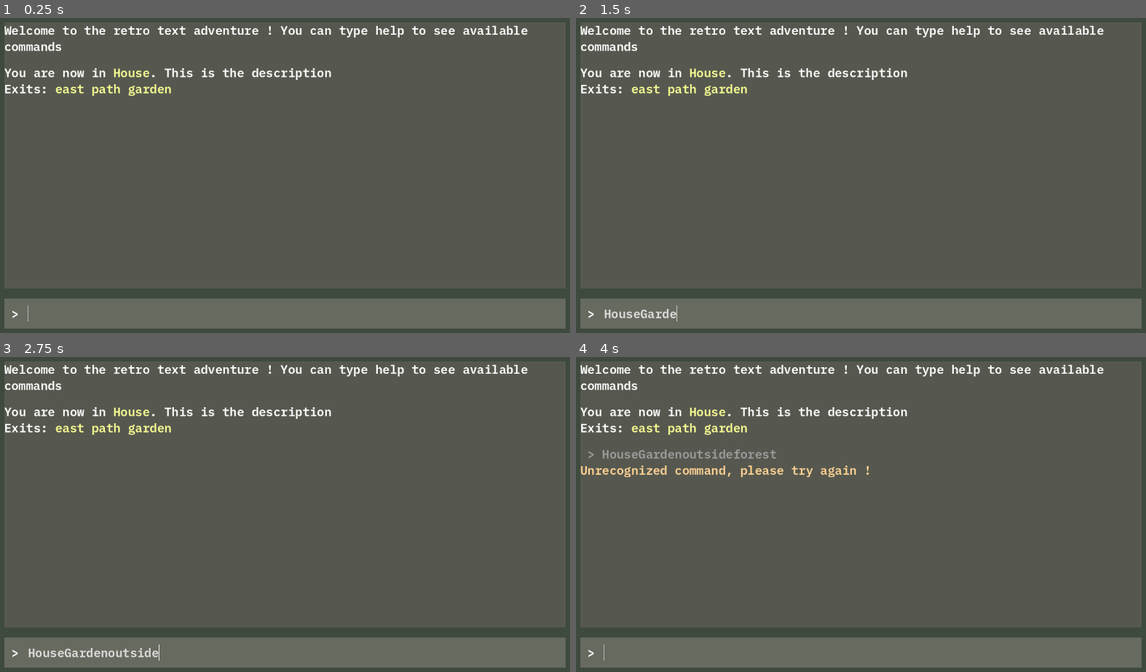
Above: before the commit, frames 1-4 (two rows, left to right).
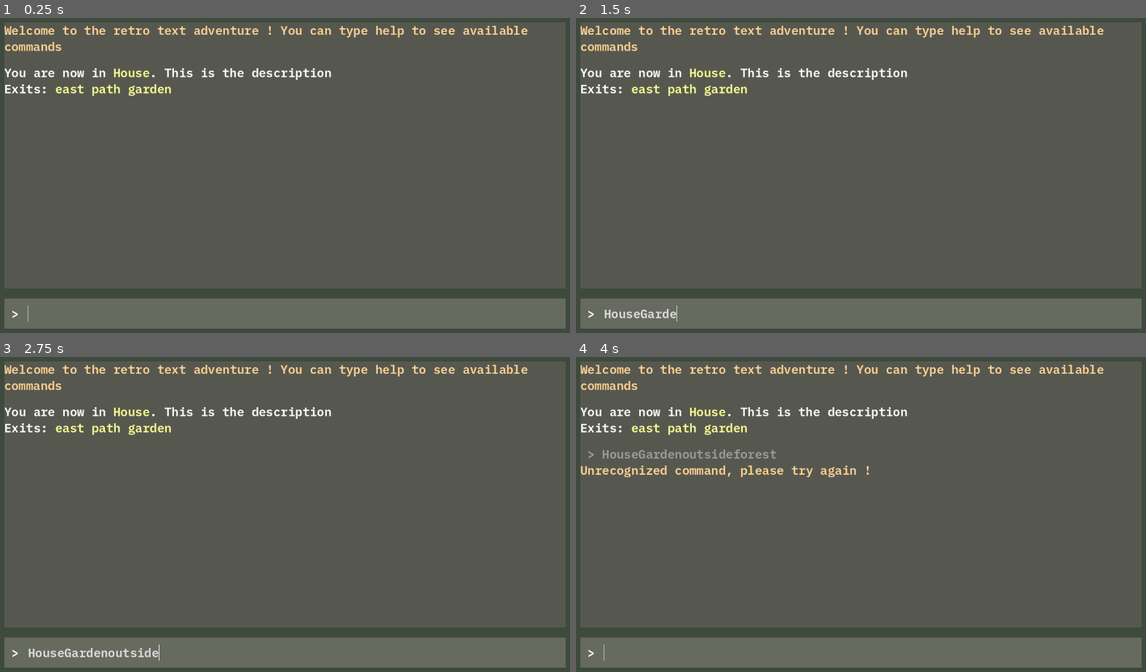
Above: after the commit, the same moments.

Repository: ginocarlo01/Kujira-Museum
Game: Godot game, scene res://scenes/game.tscn
Two runs of this game, one before a commit and one after it. Both use one fixed random seed, a clock stepped at 60 frames per second and the inputs below.
Inputs (mouse positions are in pixels of both pictures, inside the frame that each line leads up to):
- Up to frame 1 (0.25 s): no input
- Up to frame 2 (1.5 s): click (872, 314) at 0.52 s; type "House" at 0.6 s; type "Garden" at 1.25 s
- Up to frame 3 (2.75 s): type "outside" at 2 s
- Up to frame 4 (4 s): type "forest" at 2.75 s; tap Enter at 3.5 s

The runs differ from the first frame. In frame 1, 1.1% of the frame differs, in the area x 0-93%, y 2-11%; in frame 2, 1.1%; in frame 3, 1.1%; in frame 4, 1.1%.

Commit message:
Zebra added, not working

Diff:
--- a/scenes/input_response.tscn
+++ b/scenes/input_response.tscn
@@ -1,8 +1,13 @@
-[gd_scene load_steps=4 format=3 uid="uid://bfm1vcpi68xy6"]
+[gd_scene load_steps=5 format=3 uid="uid://bfm1vcpi68xy6"]
 
 [ext_resource type="Script" path="res://scripts/input_response.gd" id="1_5o5xw"]
 [ext_resource type="PackedScene" uid="uid://c2yalhval7dis" path="res://scenes/input_history.tscn" id="2_bv02p"]
 [ext_resource type="PackedScene" uid="uid://c08gthf74m502" path="res://scenes/response.tscn" id="3_bcfgu"]
+
+[sub_resource type="StyleBoxFlat" id="StyleBoxFlat_76mwe"]
+bg_color = Color(1, 1, 1, 0.670588)
+expand_margin_left = 5.0
+expand_margin_bottom = 20.0
 
 [node name="InputResponse" type="MarginContainer"]
 offset_top = 1844.0
@@ -10,6 +15,10 @@
 offset_bottom = 1844.0
 theme_override_constants/margin_right = 5
 script = ExtResource("1_5o5xw")
+
+[node name="Zebra" type="Panel" parent="."]
+layout_mode = 2
+theme_override_styles/panel = SubResource("StyleBoxFlat_76mwe")
 
 [node name="Rows" type="VBoxContainer" parent="."]
 layout_mode = 2
--- a/scripts/game.gd
+++ b/scripts/game.gd
@@ -7,7 +7,7 @@
 @onready var player = $Player
 
 func _ready() -> void:
-	game_info.create_response("Welcome to the retro text adventure ! You can type help to see available commands")
+	game_info.create_response(Types.wrap_system_text("Welcome to the retro text adventure ! You can type help to see available commands"))
 
 	var starting_room_response =  command_processor.initialize(room_manager.get_child(0), player)
 	game_info.create_response(starting_room_response)
--- a/scripts/game_info.gd
+++ b/scripts/game_info.gd
@@ -7,6 +7,8 @@
 @onready var history_rows = $Scroll/HistoryRows
 
 @export var max_lines_remembered := 30
+
+var should_zebra := false
 
 const INPUT_RESPONSE = preload("res://scenes/input_response.tscn")
 
@@ -34,4 +36,7 @@
 
 func _add_response_to_history(response: Control):
 	history_rows.add_child(response)
+	if !should_zebra:
+		response.zebra.hide()
+	should_zebra != should_zebra
 	_delete_history_beyond_limit()
--- a/scripts/input_response.gd
+++ b/scripts/input_response.gd
@@ -1,5 +1,6 @@
 extends MarginContainer
 
+@onready var zebra = $Zebra
 @onready var input_label = $Rows/InputHistory
 @onready var response_label = $Rows/Response
 
